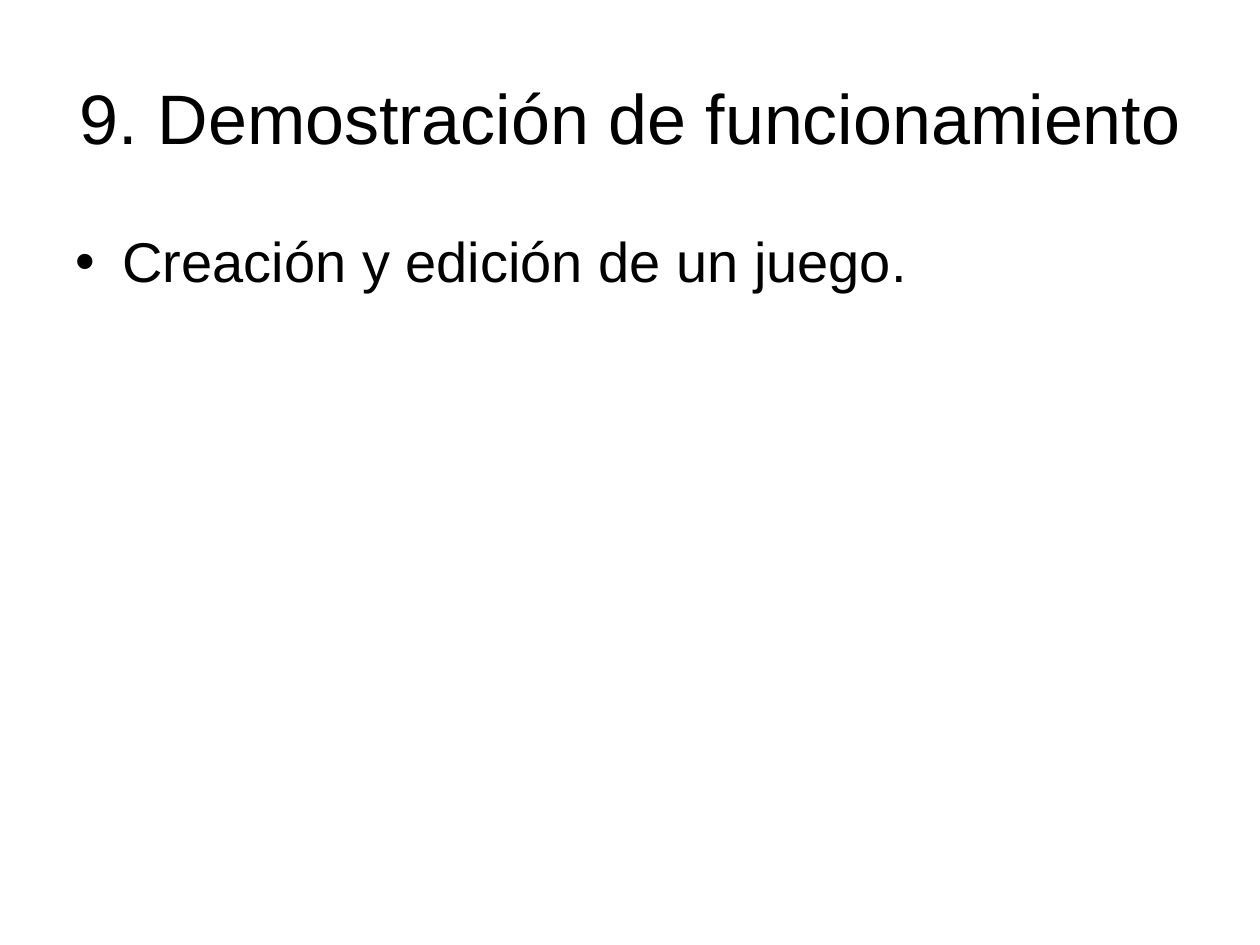
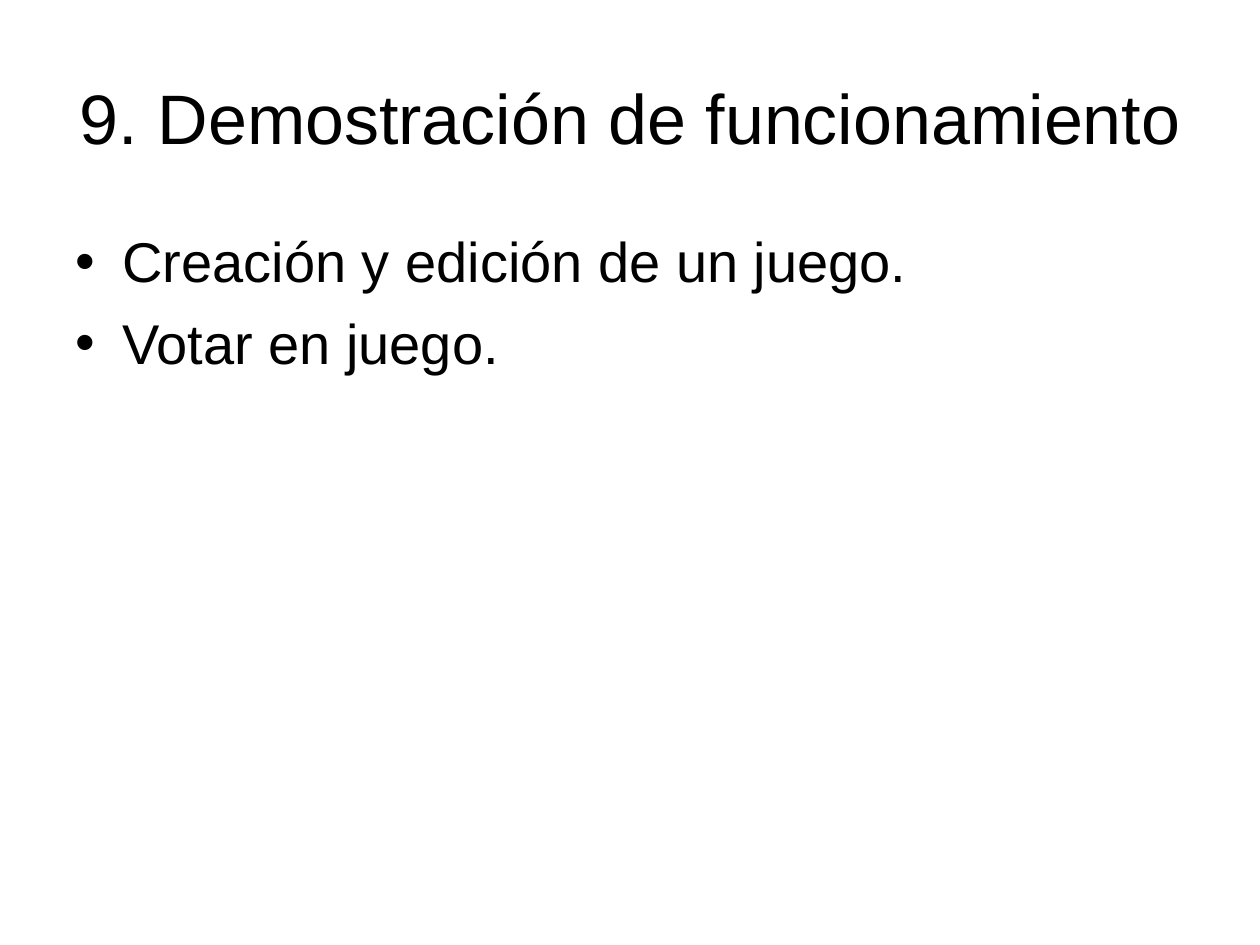
Before and after one commit to unijeje/ProyectoDAW, a slide deck: slide 10 of Presentacion.ppt. Drawn at 1260x945 pixels with LibreOffice and Linux fonts; fonts in the diff are those of the drawing. Boxes give left, top, right and bottom in pixels: in the first picture for what was removed or moved away, otherwise in the second. Text is boxed around its words. In the diff, an @@ line names an element or a change of style, - is before the commit and + after.

```diff
--- a/Presentacion.ppt
+++ b/Presentacion.ppt
@@ text at bbox=[122, 323, 499, 374]: paragraph added @@
+• Votar en juego.
```
Also in this commit, not shown: 2 other slides changed, 13 other files.
